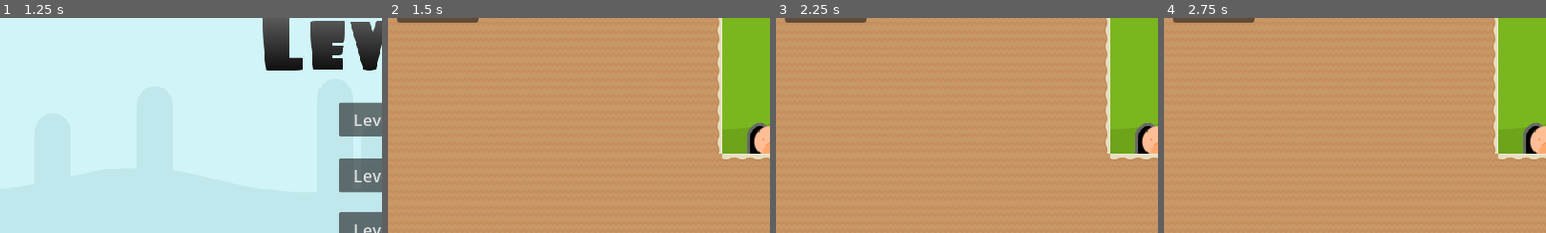
Above: before the commit, frames 1-4 (left to right).
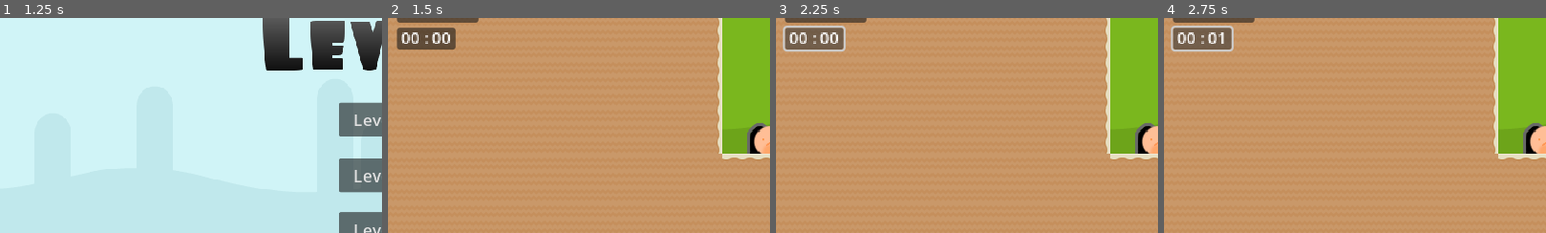
Above: after the commit, the same moments.

Repository: alisha356/Major-Project
Game: Godot game, scene res://main_menu.tscn
The game is run twice, just before and just after one commit, with the same random seed, the same clock (stepped at 60 frames per second) and the same inputs.
Inputs (mouse positions are % of the whole screen's width and height, from its top left):
- Up to frame 1 (1.25 s): click "Levels Selection" at 0.5 s
- Up to frame 2 (1.5 s): click "Level 2" at 1.25 s
- Up to frame 3 (2.25 s): click (5, 26) at 2.02 s
- Up to frame 4 (2.75 s): no input
The pictures show only the part of the screen within x 0-50%, y 21-71%; the shares and areas given below are measured in that part.

Frame 1 is identical in both runs. In frame 2, 1.6% of the frame differs, in the area x 2-18%, y 4-15%; in frame 3, 2.0%, in the area x 1-19%, y 3-16%; in frame 4, 2.0%.

Commit message:
Timer
Added a timer in all three levels.

Diff:
--- a/global_script.gd
+++ b/global_script.gd
@@ -3,3 +3,6 @@
 var character = "Orange Player"
 var score = 0
 var deaths = 0
+var seconds = 0
+var minutes = 0
+var time = "0" + str(minutes)+ " : 0" + str(seconds)
--- a/level_1.gd
+++ b/level_1.gd
@@ -1,9 +1,12 @@
 extends Node2D
 @onready var deaths = $Player/Camera2D/Deaths
+@onready var stopwatch = $Player/Camera2D/Stopwatch
+
 
 func _ready():
 	global.score = 0
 	deaths.text = "Deaths; " + str(global.deaths)
+	stopwatch.text = str(global.time)
 	if global.character == "Orange Player":
 		pass
 	if global.character == "Pink Player":
@@ -13,15 +16,27 @@
 func _on_exit_button_pressed():
 	get_tree().change_scene_to_file("res://main_menu.tscn")
 
-
 func _on_door_body_entered(body):
 	if body == $Player:
 		get_tree().change_scene_to_file("res://level_intermission.tscn")
-
-
 
 func _on_respawn_point_body_entered(body):
 	if body == $Player:
 		global.score = 0
 		global.deaths += 1
 		get_tree().change_scene_to_file("res://level_1.tscn")
+
+func _on_timer_timeout():
+	global.seconds += 1
+	global.time = str(global.minutes)+ " : " + str(global.seconds)
+	if global.seconds >= 60:
+		global.seconds = 0
+		global.minutes += 1
+		global.time = str(global.minutes)+ " : " + str(global.seconds)
+	if global.seconds < 10 and global.minutes < 10:
+		global.time = "0" + str(global.minutes)+ " : 0" + str(global.seconds)
+	elif global.seconds < 10:
+		global.time = str(global.minutes)+ " : 0" + str(global.seconds)
+	elif global.minutes < 10:
+		global.time = "0" + str(global.minutes)+ " : " + str(global.seconds)
+	stopwatch.text = str(global.time)
--- a/level_1.tscn
+++ b/level_1.tscn
@@ -543,6 +543,22 @@
 theme_override_font_sizes/font_size = 15
 text = "Deaths; 0"
 
+[node name="Time background" type="Button" parent="Player/Camera2D"]
+offset_left = -375.0
+offset_top = -116.0
+offset_right = -316.0
+offset_bottom = -94.0
+
+[node name="Stopwatch" type="Label" parent="Player/Camera2D"]
+offset_left = -371.0
+offset_top = -117.0
+offset_right = -321.0
+offset_bottom = -94.0
+text = "00 : 00"
+
+[node name="Timer" type="Timer" parent="Player/Camera2D"]
+autostart = true
+
 [node name="Orange Player" type="AnimatedSprite2D" parent="Player"]
 position = Vector2(312, 212)
 sprite_frames = SubResource("SpriteFrames_cgya6")
@@ -591,4 +607,5 @@
 
 [connection signal="body_entered" from="Door" to="." method="_on_door_body_entered"]
 [connection signal="pressed" from="Player/Camera2D/Exit Button" to="." method="_on_exit_button_pressed"]
+[connection signal="timeout" from="Player/Camera2D/Timer" to="." method="_on_timer_timeout"]
 [connection signal="body_entered" from="Respawn point" to="." method="_on_respawn_point_body_entered"]
--- a/level_2.gd
+++ b/level_2.gd
@@ -1,5 +1,6 @@
 extends Node2D
 @onready var deaths = $Player/Camera2D/Deaths
+@onready var stopwatch = $Player/Camera2D/Stopwatch
 
 func _ready():
 	global.score = 0
@@ -25,3 +26,19 @@
 		global.score = 0
 		global.deaths += 1
 		get_tree().change_scene_to_file("res://level_2.tscn")
+
+
+func _on_timer_timeout():
+	global.seconds += 1
+	global.time = str(global.minutes)+ " : " + str(global.seconds)
+	if global.seconds >= 60:
+		global.seconds = 0
+		global.minutes += 1
+		global.time = str(global.minutes)+ " : " + str(global.seconds)
+	if global.seconds < 10 and global.minutes < 10:
+		global.time = "0" + str(global.minutes)+ " : 0" + str(global.seconds)
+	elif global.seconds < 10:
+		global.time = str(global.minutes)+ " : 0" + str(global.seconds)
+	elif global.minutes < 10:
+		global.time = "0" + str(global.minutes)+ " : " + str(global.seconds)
+	stopwatch.text = str(global.time)
--- a/level_2.tscn
+++ b/level_2.tscn
@@ -540,6 +540,22 @@
 theme_override_font_sizes/font_size = 15
 text = "Deaths; 0"
 
+[node name="Time background" type="Button" parent="Player/Camera2D"]
+offset_left = -375.0
+offset_top = -116.0
+offset_right = -316.0
+offset_bottom = -94.0
+
+[node name="Stopwatch" type="Label" parent="Player/Camera2D"]
+offset_left = -371.0
+offset_top = -117.0
+offset_right = -321.0
+offset_bottom = -94.0
+text = "00 : 00"
+
+[node name="Timer" type="Timer" parent="Player/Camera2D"]
+autostart = true
+
 [node name="Orange Player" type="AnimatedSprite2D" parent="Player"]
 position = Vector2(312, 212)
 sprite_frames = SubResource("SpriteFrames_vuhse")
@@ -587,4 +603,5 @@
 
 [connection signal="body_entered" from="End Door" to="." method="_on_area_2d_body_entered"]
 [connection signal="pressed" from="Player/Camera2D/Exit Button" to="." method="_on_exit_button_pressed"]
+[connection signal="timeout" from="Player/Camera2D/Timer" to="." method="_on_timer_timeout"]
 [connection signal="body_entered" from="Respawn point" to="." method="_on_respawn_point_body_entered"]
--- a/level_3.gd
+++ b/level_3.gd
@@ -1,5 +1,6 @@
 extends Node2D
 @onready var deaths = $Player/Camera2D/Deaths
+@onready var stopwatch = $Player/Camera2D/Stopwatch
 
 func _ready():
 	global.score = 0
@@ -25,3 +26,20 @@
 		global.score = 0
 		global.deaths += 1
 		get_tree().change_scene_to_file("res://level_3.tscn")
+
+
+
+func _on_timer_timeout():
+	global.seconds += 1
+	global.time = str(global.minutes)+ " : " + str(global.seconds)
+	if global.seconds >= 60:
+		global.seconds = 0
+		global.minutes += 1
+		global.time = str(global.minutes)+ " : " + str(global.seconds)
+	if global.seconds < 10 and global.minutes < 10:
+		global.time = "0" + str(global.minutes)+ " : 0" + str(global.seconds)
+	elif global.seconds < 10:
+		global.time = str(global.minutes)+ " : 0" + str(global.seconds)
+	elif global.minutes < 10:
+		global.time = "0" + str(global.minutes)+ " : " + str(global.seconds)
+	stopwatch.text = str(global.time)
--- a/level_3.tscn
+++ b/level_3.tscn
@@ -542,6 +542,22 @@
 theme_override_font_sizes/font_size = 15
 text = "Deaths; 0"
 
+[node name="Time background" type="Button" parent="Player/Camera2D"]
+offset_left = -375.0
+offset_top = -116.0
+offset_right = -316.0
+offset_bottom = -94.0
+
+[node name="Stopwatch" type="Label" parent="Player/Camera2D"]
+offset_left = -371.0
+offset_top = -117.0
+offset_right = -321.0
+offset_bottom = -94.0
+text = "00 : 00"
+
+[node name="Timer" type="Timer" parent="Player/Camera2D"]
+autostart = true
+
 [node name="Orange Player" type="AnimatedSprite2D" parent="Player"]
 position = Vector2(312, 212)
 sprite_frames = SubResource("SpriteFrames_kg734")
@@ -598,4 +614,5 @@
 
 [connection signal="body_entered" from="End Door" to="." method="_on_end_door_body_entered"]
 [connection signal="pressed" from="Player/Camera2D/Exit Button" to="." method="_on_exit_button_pressed"]
+[connection signal="timeout" from="Player/Camera2D/Timer" to="." method="_on_timer_timeout"]
 [connection signal="body_entered" from="Respawn Point" to="." method="_on_respawn_point_body_entered"]
--- a/levels.gd
+++ b/levels.gd
@@ -2,14 +2,23 @@
 
 func _on_level_1_pressed():
 	global.deaths = 0
+	global.seconds = 0
+	global.minutes = 0
+	global.time = "00 : 00"
 	get_tree().change_scene_to_file("res://level_1.tscn")
 
 func _on_level_2_pressed():
 	global.deaths = 0
+	global.seconds = 0
+	global.minutes = 0
+	global.time = "00 : 00"
 	get_tree().change_scene_to_file("res://level_2.tscn")
 
 func _on_level_3_pressed():
 	global.deaths = 0
+	global.seconds = 0
+	global.minutes = 0
+	global.time = "00 : 00"
 	get_tree().change_scene_to_file("res://level_3.tscn")
 
 
--- a/main_menu.gd
+++ b/main_menu.gd
@@ -12,6 +12,9 @@
 
 func _on_start_button_pressed():
 	global.deaths = 0
+	global.seconds = 0
+	global.minutes = 0
+	global.time = "00 : 00"
 	get_tree().change_scene_to_file("res://level_1.tscn")
 
 
